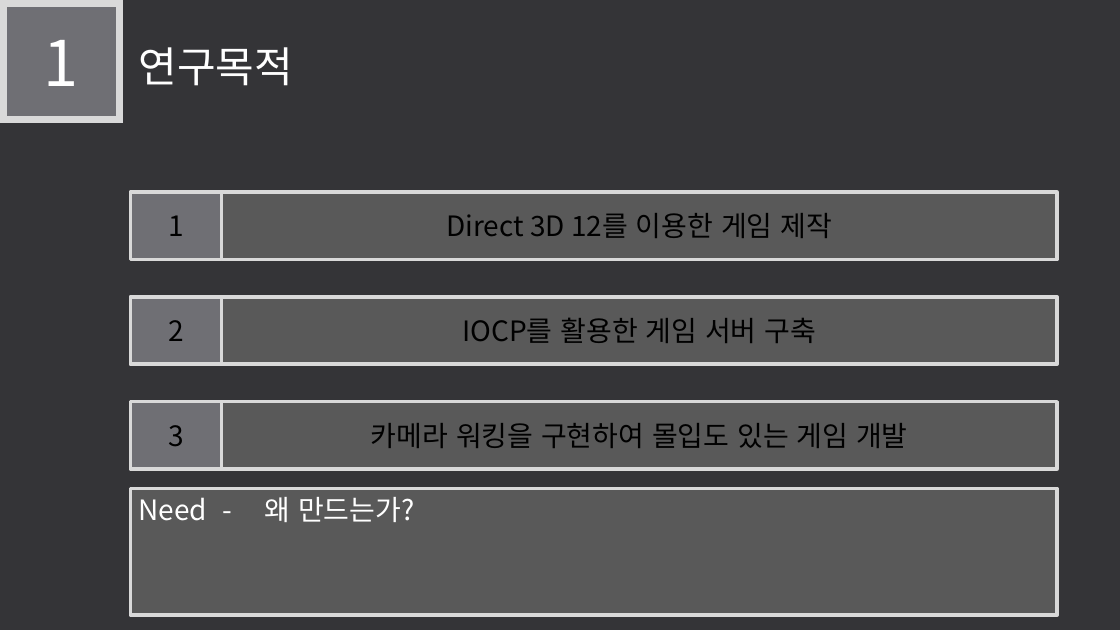
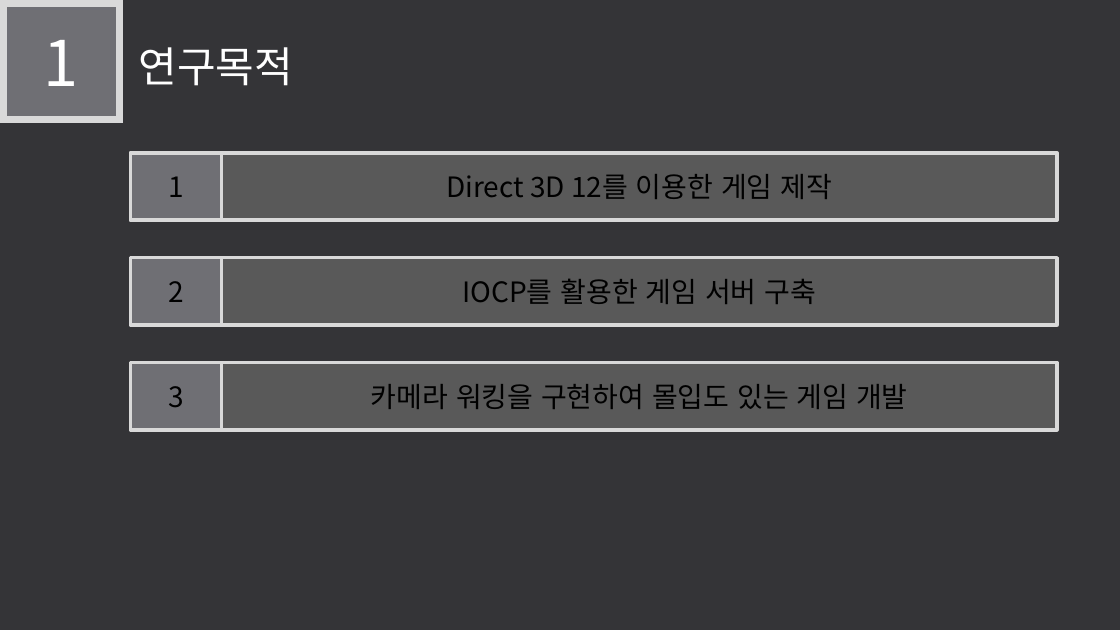
Before and after one commit to LEGO0937/Our_Project, a slide deck: slide 4 of 기획단계/졸작 제안서_α.pptx. Drawn at 1120x630 pixels with LibreOffice and Linux fonts; fonts in the diff are those of the drawing. Boxes give left, top, right and bottom in pixels: in the first picture for what was removed or moved away, otherwise in the second. Text is boxed around its words. In the diff, an @@ line names an element or a change of style, - is before the commit and + after.

```diff
--- a/기획단계/졸작 제안서_α.pptx
+++ b/기획단계/졸작 제안서_α.pptx
@@ 6 rectangles: place and size @@
-6 rectangles at <box>130,192,1058,469</box>
+6 rectangles at <box>130,153,1058,429</box>
@@ rectangle removed at <box>130,489,1057,616</box> @@
-Need - 왜 만드는가?
```
Also in this commit, not shown: 3 other slides changed, 3 other files.
